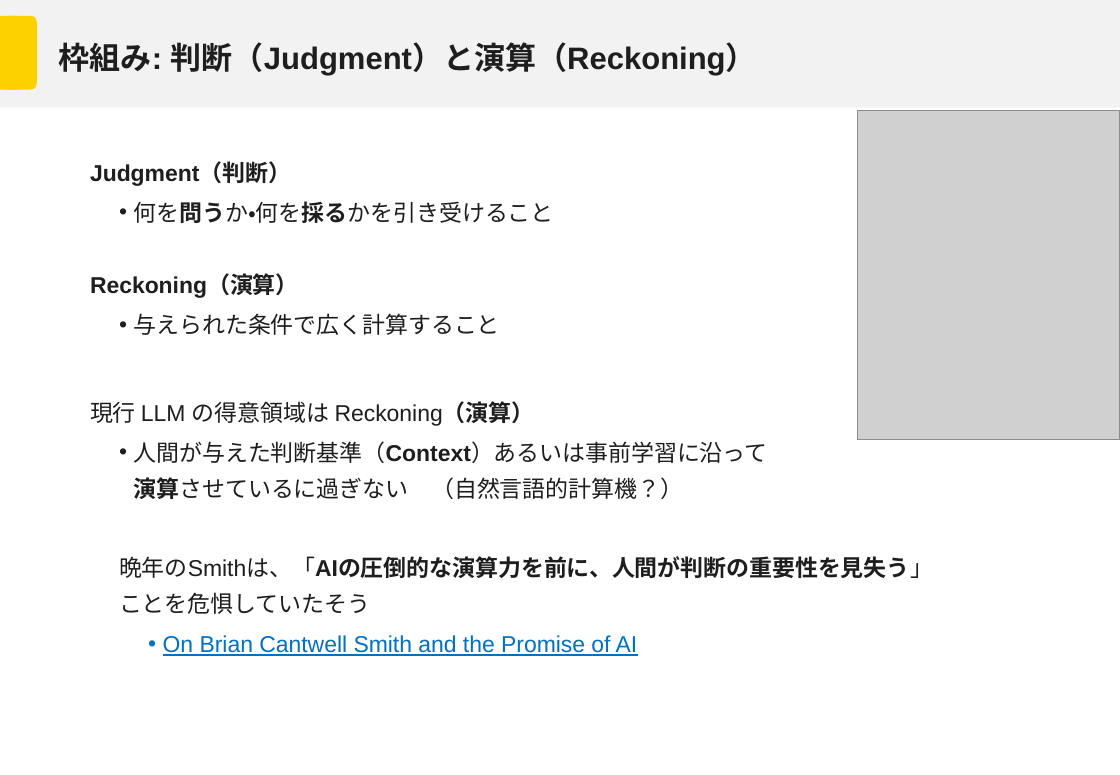
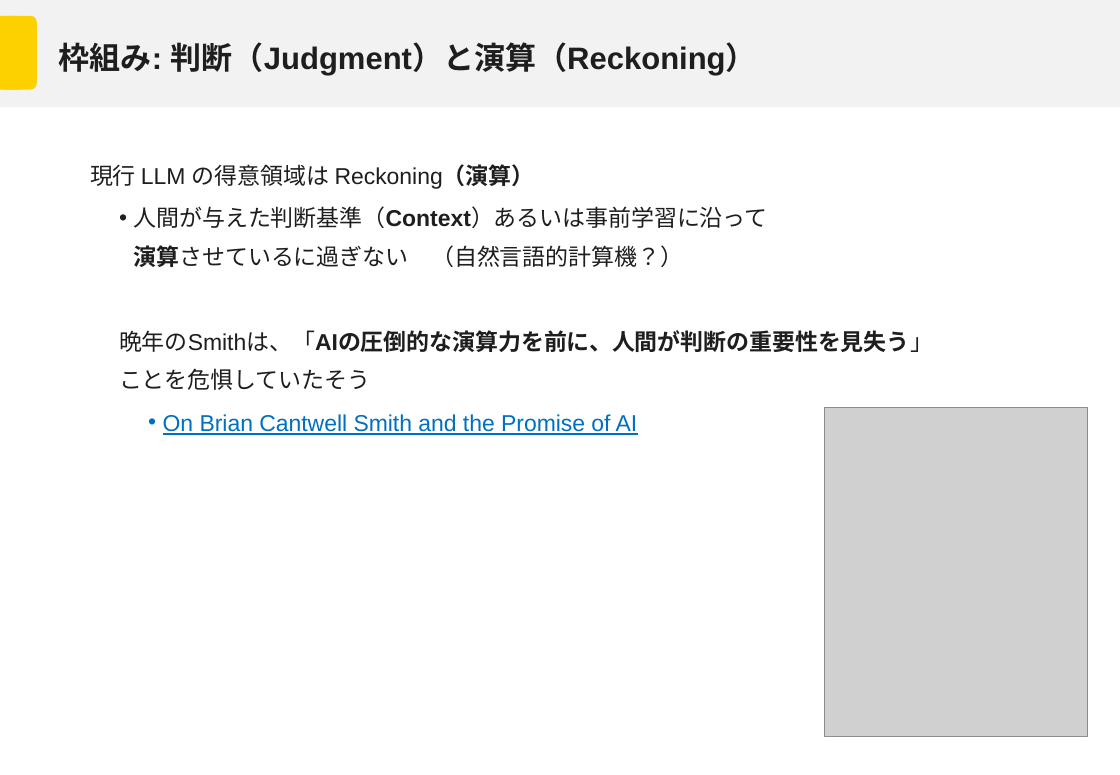
Before and after one commit to Mori-Taiki/Presentation, a slide deck: slide 35 of TechMeeting202604/techmeeting20260406.pptx (slide 31 before the commit). Drawn at 1120x775 pixels with LibreOffice and Linux fonts; fonts in the diff are those of the drawing; grey boxes stand for pictures; background and template pictures are left out. Boxes give left, top, right and bottom in pixels: in the first picture for what was removed or moved away, otherwise in the second. Text is boxed around its words. In the diff, an @@ line names an element or a change of style, - is before the commit and + after.

```diff
--- a/TechMeeting202604/techmeeting20260406.pptx
+++ b/TechMeeting202604/techmeeting20260406.pptx
@@ text "現行 LLM の得意領域は Reckoning（演算）" at (90, 164, 933, 435): line spacing 1.3 to 1.4 @@
@@ text at (90, 163, 554, 335): paragraphs removed @@
-Judgment（判断）
-  • 何を問うか・何を採るかを引き受けること
-Reckoning（演算）
-  • 与えられた条件で広く計算すること
@@ picture: place and size @@
-picture at (857, 111, 1120, 440)
+picture at (825, 408, 1088, 737)
```
Also in this commit, not shown: 15 other slides changed, 5 slides added, 1 slide removed.
